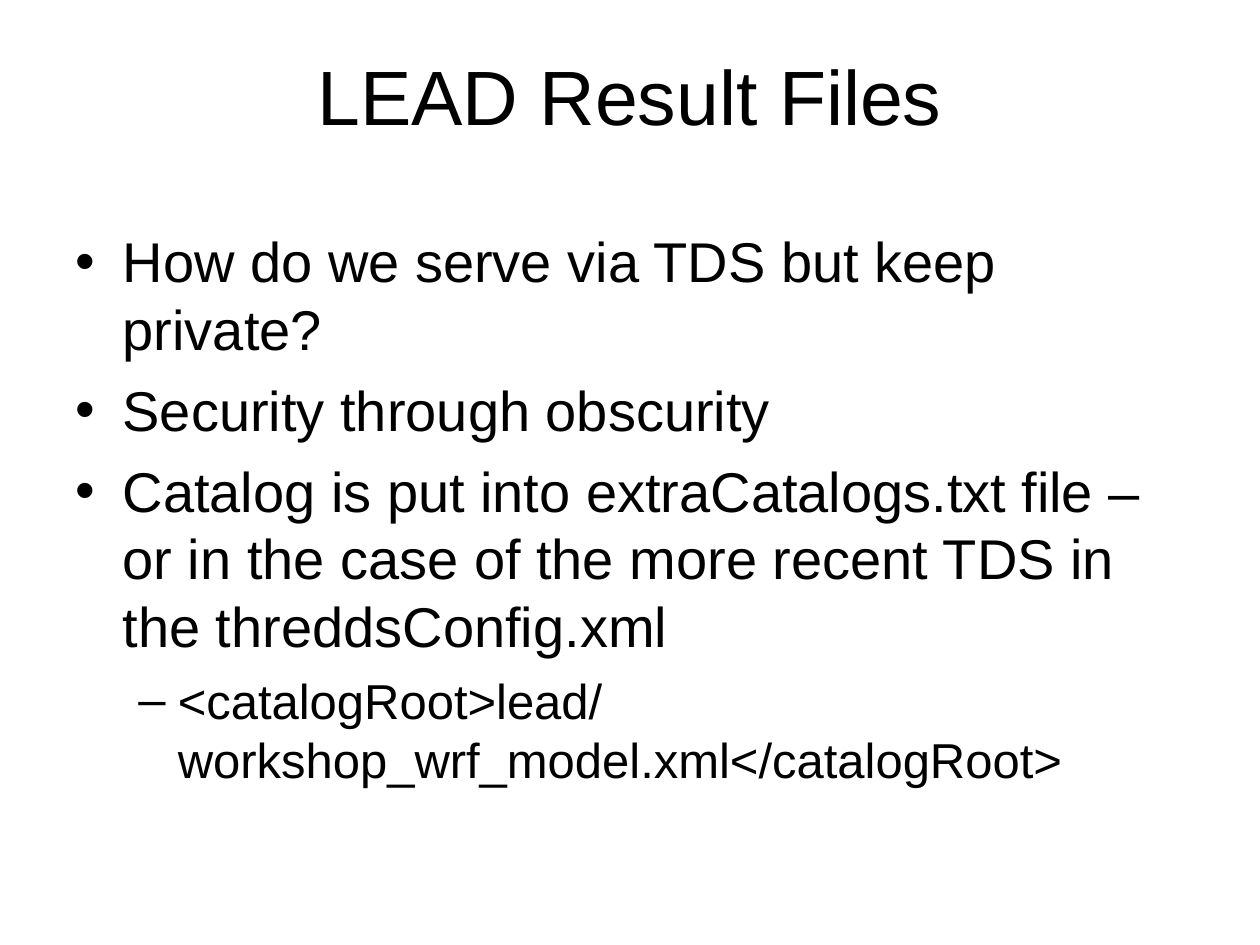
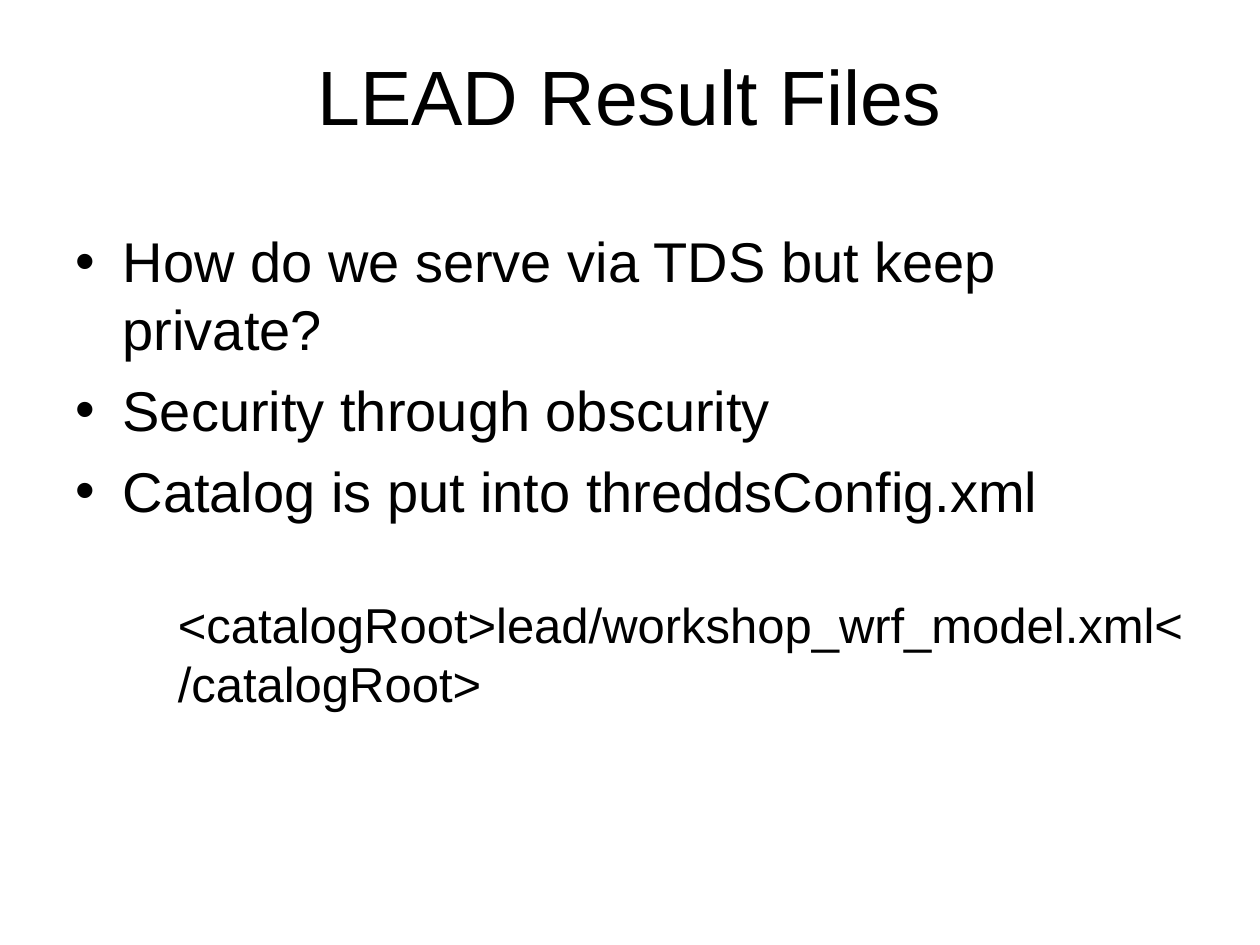
Before and after one commit to ooici-eoi/THREDDS, a slide deck: slide 11 of docs/web/thredds/tech/tutorial/LEADatTDSWorkshop.ppt. Drawn at 1260x945 pixels with LibreOffice and Linux fonts; fonts in the diff are those of the drawing; background and template pictures are left out. Boxes give left, top, right and bottom in pixels: in the first picture for what was removed or moved away, otherwise in the second. Text is boxed around its words. In the diff, an @@ line names an element or a change of style, - is before the commit and + after.

Commit message:
thredds documention

```diff
--- a/docs/web/thredds/tech/tutorial/LEADatTDSWorkshop.ppt
+++ b/docs/web/thredds/tech/tutorial/LEADatTDSWorkshop.ppt
@@ text at [123, 471, 1037, 523]: text changed @@
-• Catalog is put into extraCatalogs.txt file – or in the case of the more recent TDS in the threddsConfig.xml
+• Catalog is put into threddsConfig.xml
@@ text at [178, 607, 1183, 712]: bullet – to none @@
```
Also in this commit, not shown: 5 other slides changed, 9 other files.
